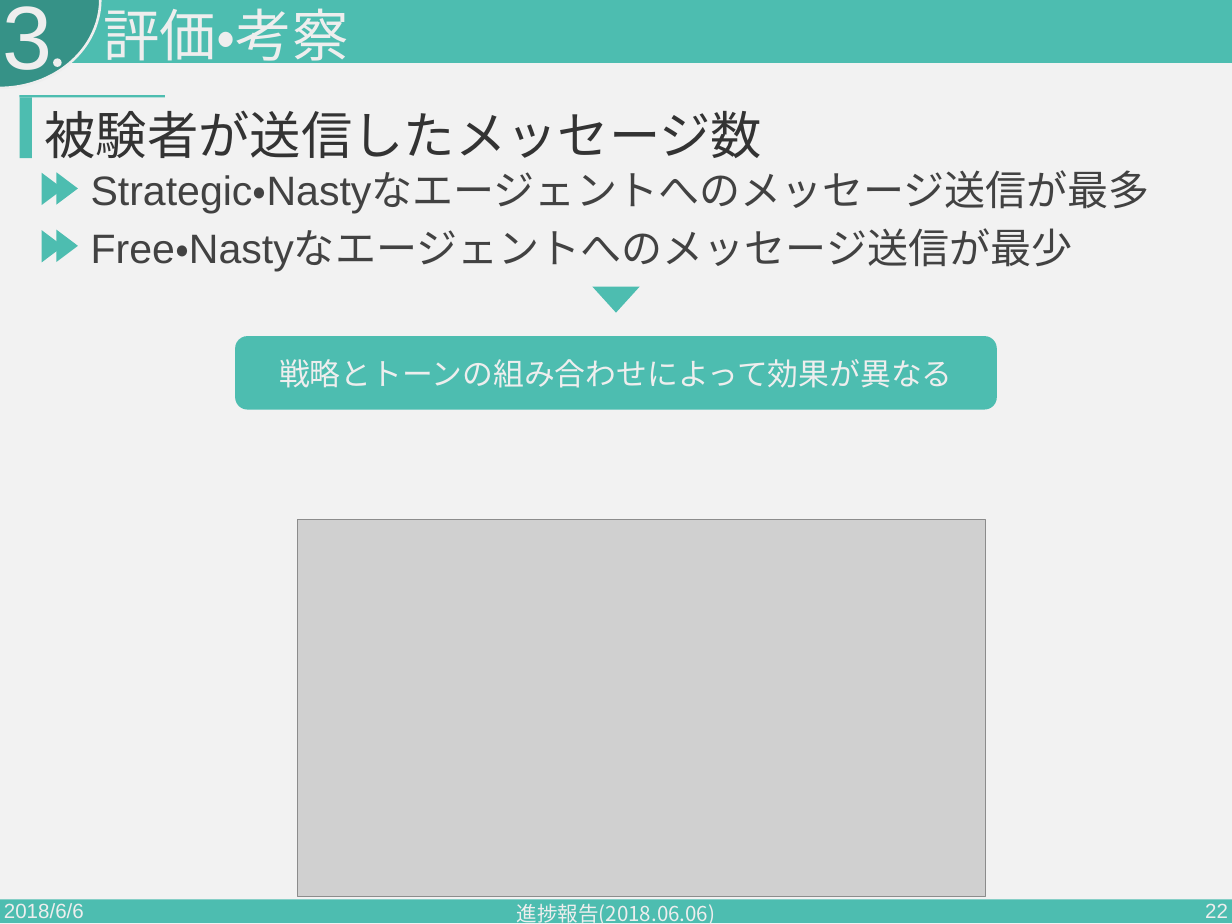
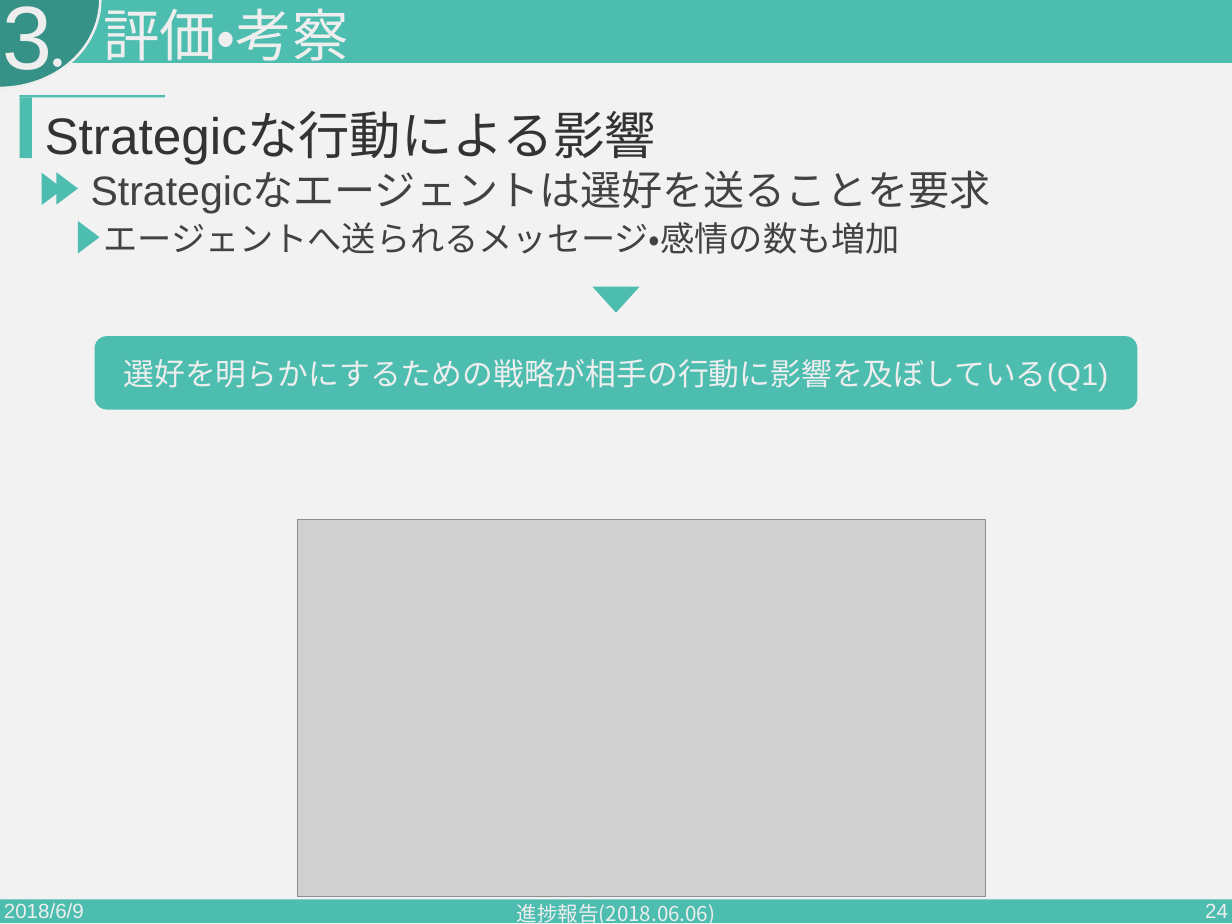
Before and after one commit to PajamaDrive/presentation, a slide deck: slide 24 of presentation_2nd.pptx (slide 22 before the commit). Drawn at 1232x924 pixels with LibreOffice and Linux fonts; fonts in the diff are those of the drawing; grey boxes stand for pictures. Boxes give left, top, right and bottom in pixels: in the first picture for what was removed or moved away, otherwise in the second. Text is boxed around its words. In the diff, an @@ line names an element or a change of style, - is before the commit and + after.

```diff
--- a/presentation_2nd.pptx
+++ b/presentation_2nd.pptx
@@ text at [45, 113, 657, 164]: text changed @@
-被験者が送信したメッセージ数
+Strategicな行動による影響
@@ text at [91, 173, 991, 214]: text changed @@
-Strategic・Nastyなエージェントへのメッセージ送信が最多
+Strategicなエージェントは選好を送ることを要求
@@ triangle removed at [42, 230, 63, 262] @@
@@ triangle: place and size @@
-triangle at [57, 230, 78, 262]
+triangle at [78, 221, 100, 254]
@@ text removed at [91, 230, 1073, 271] @@
-Free・Nastyなエージェントへのメッセージ送信が最少
@@ text added at [103, 222, 900, 254], 40 pt, text #424242 @@
+エージェントへ送られるメッセージ・感情の数も増加
@@ rounded rectangle "選好を明らかにするための戦略が相手の行動に影響を及ぼしている(Q1)": place and size @@
-rounded rectangle "選好を明らかにするための戦略が相手の行動に影響を及ぼしている(Q1)" at [235, 336, 997, 410]
+rounded rectangle "選好を明らかにするための戦略が相手の行動に影響を及ぼしている(Q1)" at [95, 336, 1138, 410]
@@ text in rounded rectangle at [123, 359, 1108, 392]: text changed @@
-戦略とトーンの組み合わせによって効果が異なる
+選好を明らかにするための戦略が相手の行動に影響を及ぼしている(Q1)
@@ text at [4, 903, 84, 918]: text changed @@
-2018/6/6
+2018/6/9
@@ page number at [1205, 903, 1228, 918]: text changed @@
-22
+24
```
Also in this commit, not shown: 27 other slides changed, 3 slides added.
